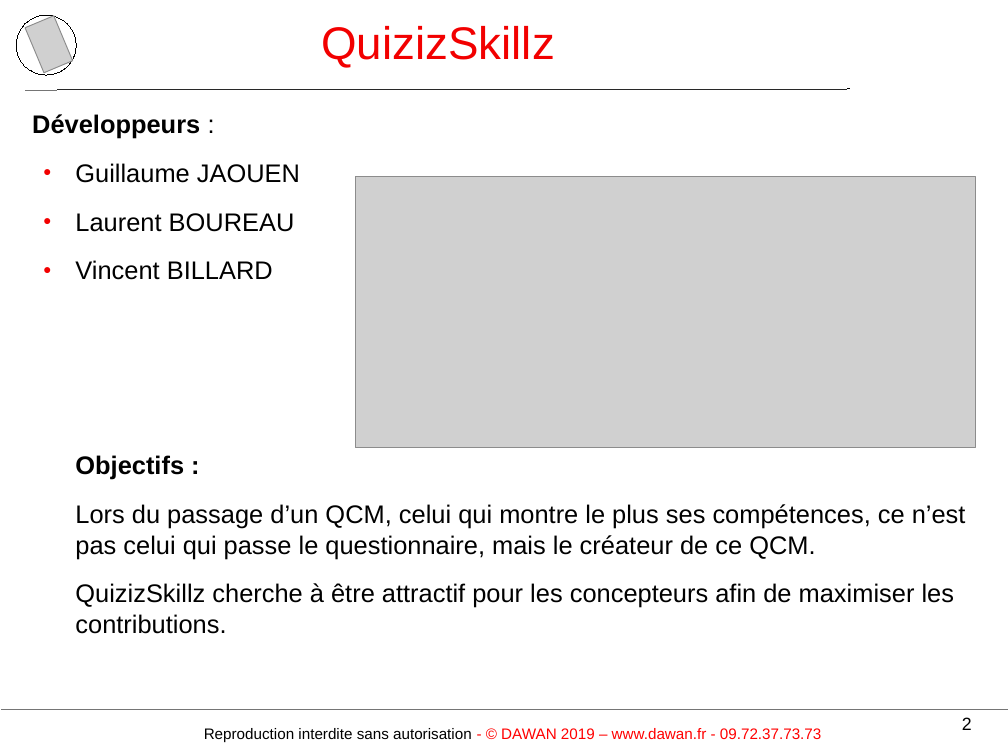
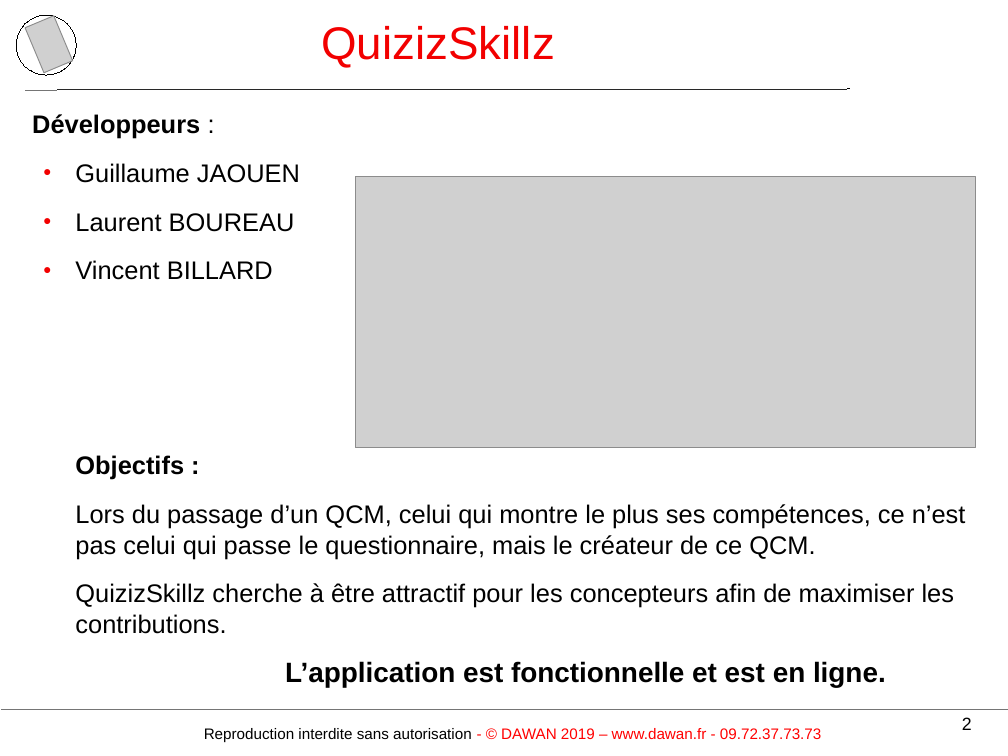
Before and after one commit to TeamLBnantes/QCM, a slide deck: slide 2 of 02Organisation/presentation de Mai/QuizIzSkillzAvecQCM.odp. Drawn at 1008x756 pixels with LibreOffice and Linux fonts; fonts in the diff are those of the drawing; grey boxes stand for pictures; background and template pictures are left out. Boxes give left, top, right and bottom in pixels: in the first picture for what was removed or moved away, otherwise in the second. Text is boxed around its words. In the diff, an @@ line names an element or a change of style, - is before the commit and + after.

```diff
--- a/02Organisation/presentation de Mai/QuizIzSkillzAvecQCM.odp
+++ b/02Organisation/presentation de Mai/QuizIzSkillzAvecQCM.odp
@@ text added at <box>285,661,886,687</box>, 22 pt, text #000000, bold @@
+L’application est fonctionnelle et est en ligne.
```
Also in this commit, not shown: 8 other slides changed, 3 slides added, 7 slides removed, 13 other files.
